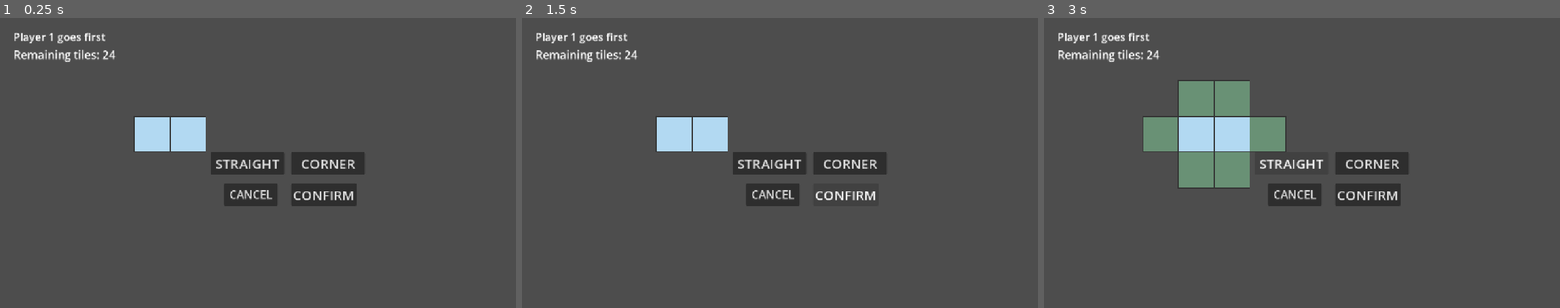
Above: before the commit, frames 1-3 (left to right).
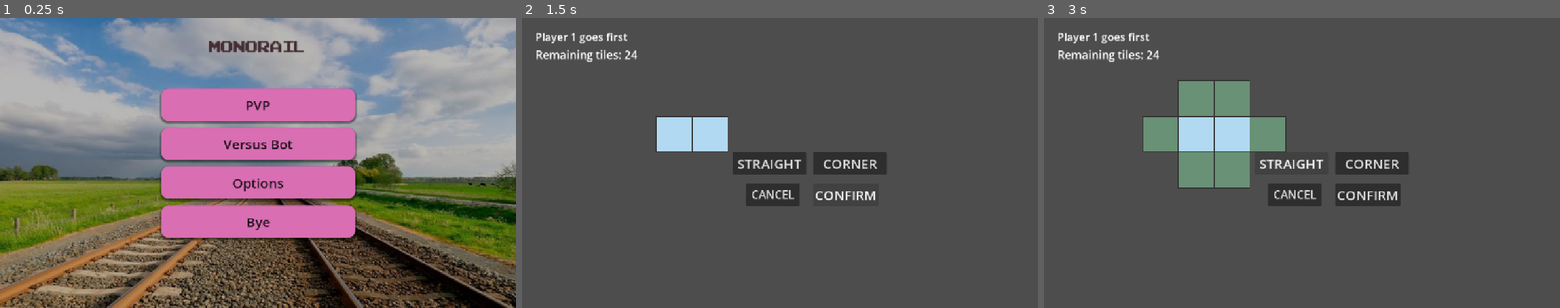
Above: after the commit, the same moments.

Repository: NguyenDucAnh20235585/monorail-godot
Game: Godot game, scene res://scenes/main_menu/main_menu.tscn
Two runs of this game, one before a commit and one after it. Both use one fixed random seed, a clock stepped at 60 frames per second and the inputs below. Before the commit the project starts from res://main.tscn.
Inputs (mouse positions are in pixels of both pictures, inside the frame that each line leads up to):
- Up to frame 1 (0.25 s): no input
- Up to frame 2 (1.5 s): click (780, 105) at 0.5 s, where only the run after the commit has a clickable "PVP"; click "CONFIRM" at 1.25 s
- Up to frame 3 (3 s): click "CONFIRM" at 2 s; click "STRAIGHT" at 2.75 s

The runs differ from the first frame. In frame 1, 96% of the frame differs, in the area x 0-100%, y 0-100%; in frame 2, less than 0.1%; in frame 3, less than 0.1%.

Commit message:
feat: connect main menu to gameplay - anh.nd

Diff:
--- a/project.godot
+++ b/project.godot
@@ -15,7 +15,7 @@
 [application]
 
 config/name="Monorail"
-run/main_scene="uid://bykmcplhy1f47"
+run/main_scene="uid://dlhsh326fq6kv"
 config/features=PackedStringArray("4.7", "GL Compatibility")
 config/icon="res://icon.svg"
 
--- a/scenes/main_menu/main_menu.gd
+++ b/scenes/main_menu/main_menu.gd
@@ -14,3 +14,6 @@
 func _on_close_options_pressed():
 	main_buttons.visible = true
 	options.visible = false
+
+func _on_pvp_button_pressed():
+	get_tree().change_scene_to_file("res://main.tscn")
--- a/scenes/main_menu/main_menu.tscn
+++ b/scenes/main_menu/main_menu.tscn
@@ -88,7 +88,6 @@
 vertical_alignment = 1
 
 [node name="MainButtons" type="VBoxContainer" parent="." unique_id=394452103]
-visible = false
 layout_mode = 1
 anchors_preset = 8
 anchor_left = 0.5
@@ -103,7 +102,7 @@
 grow_vertical = 2
 theme_override_constants/separation = 15
 
-[node name="Button" type="Button" parent="MainButtons" unique_id=1578194747]
+[node name="PVPButton" type="Button" parent="MainButtons" unique_id=1578194747]
 layout_mode = 2
 size_flags_vertical = 3
 theme_override_colors/font_color = Color(0.11183829, 0.062831916, 0.09567087, 1)
@@ -148,6 +147,7 @@
 text = "Bye"
 
 [node name="Options" type="Label" parent="." unique_id=250259536]
+visible = false
 layout_mode = 1
 anchors_preset = 8
 anchor_left = 0.5
@@ -311,8 +311,8 @@
 [node name="AudioStreamPlayer2D" type="AudioStreamPlayer2D" parent="." unique_id=282359540]
 stream = ExtResource("4_uqeha")
 autoplay = true
-bus = &"Music"
-
+
+[connection signal="pressed" from="MainButtons/PVPButton" to="." method="_on_pvp_button_pressed"]
 [connection signal="pressed" from="MainButtons/SettingsButton" to="." method="_on_settings_button_pressed"]
 [connection signal="pressed" from="Options/Close" to="." method="_on_close_options_pressed"]
 [connection signal="value_changed" from="Options/AudioControl" to="Options/AudioControl" method="_on_value_changed"]
